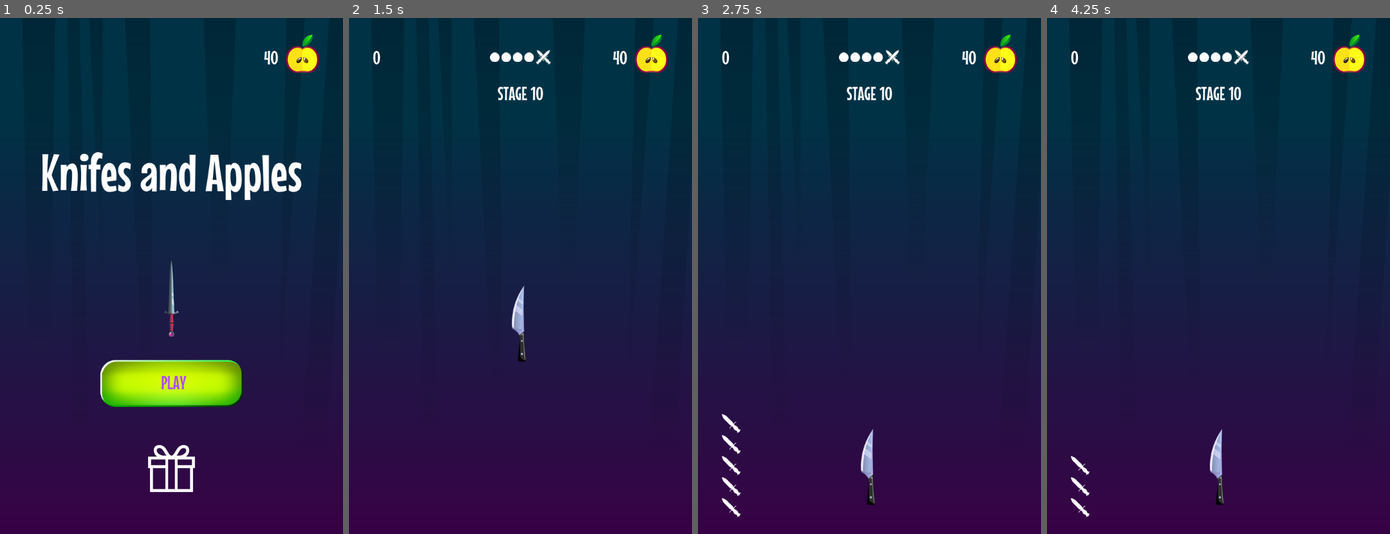
Above: before the commit, frames 1-4 (left to right).
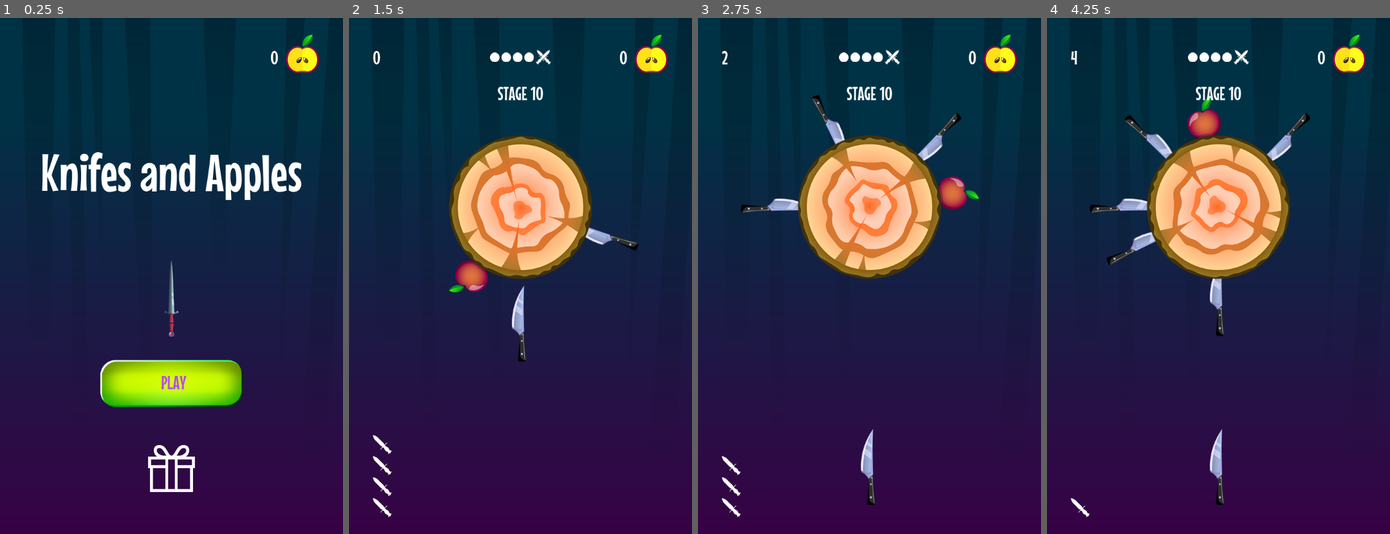
Above: after the commit, the same moments.

Repository: cqbMatroskin/Knives-Godot-Game
Game: Godot game, scene res://scenes/start_screen/start_screen.tscn
Same seed, same stepped clock (60 frames per second), same inputs: the game is played once before the commit and once after it.
Inputs (mouse positions are in pixels of both pictures, inside the frame that each line leads up to):
- Up to frame 1 (0.25 s): no input
- Up to frame 2 (1.5 s): click "PLAY" at 0.5 s; move the mouse to (595, 250) at 1.27 s; click (595, 250) at 1.42 s
- Up to frame 3 (2.75 s): move the mouse to (800, 301) at 2.02 s; click (800, 301) at 2.17 s
- Up to frame 4 (4.25 s): move the mouse to (1252, 162) at 2.77 s; click (1252, 162) at 2.92 s; move the mouse to (1201, 379) at 3.52 s; click (1201, 379) at 3.67 s

The runs differ from the first frame. In frame 1, less than 0.1% of the frame differs, in the area x 76-79%, y 6-9%; in frame 2, 10%; in frame 3, 11%; in frame 4, 11%, in the area x 6-79%, y 6-93%.

Commit message:
фикс анимации рестарта, добавлен счетчик яблок

Diff:
--- a/core/events.gd
+++ b/core/events.gd
@@ -7,3 +7,4 @@
 signal points_changed(points: int)
 signal knives_amount_changed(amount: int)
 signal stage_changed(stage: Stage)
+signal apples_amount_changed(amount: int)
--- a/core/globals.gd
+++ b/core/globals.gd
@@ -6,28 +6,37 @@
 	Events.LOCATIONS.SHOP: preload("res://scenes/knife_shop/knife_shop.tscn")
 }
 
+const SAVE_GAME_FILE: String = "user://savegame.save"
+const SAVE_VARIABLES: Array[String] = ["apples"]
+
 const MAX_STAGE_APPLES: int = 3
 const MAX_STAGE_KNIVES: int = 2
+const MIN_KNIVES: int = 5
+const MAX_KNIVES: int = 8
 
 var rng := RandomNumberGenerator.new()
 
 var current_stage: int = 1
 var points: int = 0
 var knives_amount: int = 7
+var apples_amount: int = 0
 
 func _ready() -> void:
 	rng.randomize()
 	Events.location_changed.connect(on_location_changed)
 
+# Изменение уровня
 func change_stage(stage_num: int) -> void:
 	current_stage = stage_num
 	var stage: Stage = get_common_stage()
+	knives_amount = rng.randi_range(MIN_KNIVES, MAX_KNIVES)
+	Events.knives_amount_changed.emit(knives_amount)
 	Events.stage_changed.emit(stage)
 
 func get_common_stage() -> Stage:
 	var stage: Stage = Stage.new()
-	stage.apples = round(rng.randf_range(0, MAX_STAGE_APPLES))
-	stage.knives = round(rng.randf_range(0, MAX_STAGE_KNIVES))
+	stage.apples = round(rng.randi_range(0, MAX_STAGE_APPLES))
+	stage.knives = round(rng.randi_range(0, MAX_STAGE_KNIVES))
 
 	return stage
 
@@ -46,6 +55,13 @@
 	knives_amount -= 1
 	Events.knives_amount_changed.emit(knives_amount)
 
+func add_apples(apples: int) -> void:
+	apples_amount += apples
+	Events.apples_amount_changed.emit(apples_amount)
+
 # Переход между сценами
 func on_location_changed(location: Events.LOCATIONS) -> void:
 	get_tree().change_scene_to_packed(location_to_scene.get(location))
+
+func save_game() -> void:
+	pass
--- a/elements/apple/apple.gd
+++ b/elements/apple/apple.gd
@@ -11,6 +11,7 @@
 func _on_area_2d_body_entered(body) -> void:
 	if !is_hited:
 		is_hited = true
+		Global.add_apples(1)
 		sprite.hide()
 		var tween: Tween = create_tween()
 		for part in particles:
--- a/elements/knife/knife.gd
+++ b/elements/knife/knife.gd
@@ -29,6 +29,7 @@
 	if collider is Target:
 		add_knife_to_target(collider)
 		change_state(State.IDLE)
+		collider.take_damage()
 		Global.add_point()
 	if collider is Knife:
 		throw_away(collision.get_normal())
--- a/elements/knife_spawner/knife_spawner.gd
+++ b/elements/knife_spawner/knife_spawner.gd
@@ -12,16 +12,14 @@
 	add_child(knife)
 
 func _input(event: InputEvent) -> void:
-	if is_enabled and \
+	if Global.knives_amount > 0 and \
+	is_enabled and \
 	event is InputEventScreenTouch and \
 	event.is_pressed() and \
-	timer.is_stopped():
+	timer.time_left <= 0:
 		knife.throw()
+		Global.knives_decrease()
 		timer.start()
 
 func _on_timer_timeout() -> void:
-	Global.knives_decrease()
-	if Global.knives_amount <= 0:
-		is_enabled = false
-	if is_enabled:
 		create_new_knife()
--- a/elements/targets/target/target.gd
+++ b/elements/targets/target/target.gd
@@ -17,6 +17,11 @@
 @onready var knife_particles: CPUParticles2D = $KnifeParticles2D
 @onready var targets_particles: Array[CPUParticles2D] = [$TargetParticles2D, $TargetParticles2D2, $TargetParticles2D3]
 
+func take_damage() -> void:
+	print(Global.knives_amount)
+	if Global.knives_amount == 0:
+		explode_target()
+
 func explode_target() -> void:
 	sprite.hide()
 	items_container.hide()
@@ -30,6 +35,8 @@
 	knife_particles.rotation = -rotation
 	knife_particles.emitting = true
 	tween.parallel().tween_property(knife_particles, "modulate", Color("ffffff00"),EXPLOSION_TIME)
+	await tween.finished
+	Global.change_stage(Global.current_stage + 1)
 
 ## Вращение мишени
 func _physics_process(delta: float) -> void:
--- a/elements/ui/hud/hud.gd
+++ b/elements/ui/hud/hud.gd
@@ -5,10 +5,12 @@
 @onready var score_label: Label = %ScoreLabel
 @onready var stage_label: Label = %StageLabel
 @onready var stage_counter: HBoxContainer = %StageCounter
+@onready var apples_label: Label = %ApplesLabel
 
 func _ready() -> void:
 	Events.location_changed.connect(update_hud_location)
 	Events.points_changed.connect(update_points)
+	Events.apples_amount_changed.connect(update_apples_count)
 	update_hud_location(Events.LOCATIONS.START)
 
 func _on_home_button_pressed() -> void:
@@ -46,3 +48,6 @@
 # Обновление счётчика очков
 func update_points(points: int) -> void:
 	score_label.text = str(points)
+
+func update_apples_count(amount: int) -> void:
+	apples_label.text = str(amount)
--- a/elements/ui/hud/hud.tscn
+++ b/elements/ui/hud/hud.tscn
@@ -93,10 +93,11 @@
 theme_override_constants/separation = 16
 alignment = 2
 
-[node name="Label" type="Label" parent="MarginContainer/VBoxContainer/HBoxContainer/ApplesCounter"]
+[node name="ApplesLabel" type="Label" parent="MarginContainer/VBoxContainer/HBoxContainer/ApplesCounter"]
+unique_name_in_owner = true
 layout_mode = 2
 theme_override_font_sizes/font_size = 40
-text = "40"
+text = "0"
 
 [node name="TextureRect" type="TextureRect" parent="MarginContainer/VBoxContainer/HBoxContainer/ApplesCounter"]
 custom_minimum_size = Vector2(0, 95)
--- a/elements/ui/restart_overlay.tscn
+++ b/elements/ui/restart_overlay.tscn
@@ -9,72 +9,61 @@
 texture = ExtResource("1_ibpl3")
 
 [sub_resource type="Animation" id="Animation_wcd5k"]
-length = 0.001
+length = 0.3
 tracks/0/type = "bezier"
 tracks/0/imported = false
 tracks/0/enabled = true
-tracks/0/path = NodePath("MarginContainer/Control/PanelContainer:position:x")
+tracks/0/path = NodePath("MarginContainer/Control/PanelContainer:position:y")
 tracks/0/interp = 1
 tracks/0/loop_wrap = true
 tracks/0/keys = {
-"handle_modes": PackedInt32Array(0),
-"points": PackedFloat32Array(50, -0.25, 0, 0.25, 0),
-"times": PackedFloat32Array(0)
+"handle_modes": PackedInt32Array(0, 0),
+"points": PackedFloat32Array(-550, -0.15, 0, 0.15, 0, 0, -0.050000004, -91.66667, 0, 0),
+"times": PackedFloat32Array(0, 0.3)
 }
 tracks/1/type = "bezier"
 tracks/1/imported = false
 tracks/1/enabled = true
-tracks/1/path = NodePath("MarginContainer/Control/PanelContainer:position:y")
+tracks/1/path = NodePath("TextureRect:modulate:r")
 tracks/1/interp = 1
 tracks/1/loop_wrap = true
 tracks/1/keys = {
-"handle_modes": PackedInt32Array(0),
-"points": PackedFloat32Array(-550, -0.25, 0, 0.25, 0),
-"times": PackedFloat32Array(0)
+"handle_modes": PackedInt32Array(0, 2),
+"points": PackedFloat32Array(1, -0.15, 0, 0.15, 0, 0.5568628, -0.050000004, 0.07385621, 0, 0),
+"times": PackedFloat32Array(0, 0.3)
 }
 tracks/2/type = "bezier"
 tracks/2/imported = false
 tracks/2/enabled = true
-tracks/2/path = NodePath("TextureRect:modulate:r")
+tracks/2/path = NodePath("TextureRect:modulate:g")
 tracks/2/interp = 1
 tracks/2/loop_wrap = true
 tracks/2/keys = {
-"handle_modes": PackedInt32Array(0),
-"points": PackedFloat32Array(1, -0.15, 0, 0.15, 0),
-"times": PackedFloat32Array(0)
+"handle_modes": PackedInt32Array(0, 2),
+"points": PackedFloat32Array(1, -0.15, 0, 0.15, 0, 0.5568628, -0.050000004, 0.07385621, 0, 0),
+"times": PackedFloat32Array(0, 0.3)
 }
 tracks/3/type = "bezier"
 tracks/3/imported = false
 tracks/3/enabled = true
-tracks/3/path = NodePath("TextureRect:modulate:g")
+tracks/3/path = NodePath("TextureRect:modulate:b")
 tracks/3/interp = 1
 tracks/3/loop_wrap = true
 tracks/3/keys = {
-"handle_modes": PackedInt32Array(0),
-"points": PackedFloat32Array(1, -0.15, 0, 0.15, 0),
-"times": PackedFloat32Array(0)
+"handle_modes": PackedInt32Array(0, 2),
+"points": PackedFloat32Array(1, -0.15, 0, 0.15, 0, 0.5568628, -0.050000004, 0.07385621, 0, 0),
+"times": PackedFloat32Array(0, 0.3)
 }
 tracks/4/type = "bezier"
 tracks/4/imported = false
 tracks/4/enabled = true
-tracks/4/path = NodePath("TextureRect:modulate:b")
+tracks/4/path = NodePath("TextureRect:modulate:a")
 tracks/4/interp = 1
 tracks/4/loop_wrap = true
 tracks/4/keys = {
-"handle_modes": PackedInt32Array(0),
-"points": PackedFloat32Array(1, -0.15, 0, 0.15, 0),
-"times": PackedFloat32Array(0)
-}
-tracks/5/type = "bezier"
-tracks/5/imported = false
-tracks/5/enabled = true
-tracks/5/path = NodePath("TextureRect:modulate:a")
-tracks/5/interp = 1
-tracks/5/loop_wrap = true
-tracks/5/keys = {
-"handle_modes": PackedInt32Array(0),
-"points": PackedFloat32Array(1, -0.15, 0, 0.15, 0),
-"times": PackedFloat32Array(0)
+"handle_modes": PackedInt32Array(0, 2),
+"points": PackedFloat32Array(1, -0.15, 0, 0.15, 0, 1, -0.050000004, 0, 0, 0),
+"times": PackedFloat32Array(0, 0.3)
 }
 
 [sub_resource type="Animation" id="Animation_ibpl3"]
@@ -227,6 +216,6 @@
 libraries = {
 &"": SubResource("AnimationLibrary_jhtsg")
 }
-autoplay = "show_overlay"
+autoplay = "RESET"
 
 [connection signal="pressed" from="MarginContainer/Control/RestartButton" to="." method="_on_restart_button_pressed"]
--- a/scenes/game/game.gd
+++ b/scenes/game/game.gd
@@ -3,9 +3,22 @@
 var restart_overlay_scene: PackedScene = preload("res://elements/ui/restart_overlay.tscn")
 
 @onready var knife_spawner: KnifeSpawner = $KnifeSpawner
+@onready var target_position: Marker2D = $TargetPosition
+
+var target: Target
 
 func _ready() -> void:
 	Events.game_over.connect(on_end_game)
+	Events.stage_changed.connect(place_target)
+	Global.change_stage(1)
+
+func place_target(stage: Stage) -> void:
+	if	target:
+		target.queue_free()
+	target = stage.target_scene_resources.instantiate()
+	add_child(target)
+	target.add_default_items(stage.knives, stage.apples)
+	target.global_position = target_position.global_position
 
 func on_end_game() -> void:
 	knife_spawner.is_enabled = false
--- a/scenes/game/game.tscn
+++ b/scenes/game/game.tscn
@@ -1,8 +1,7 @@
-[gd_scene load_steps=5 format=3 uid="uid://tu8yrkwtve8e"]
+[gd_scene load_steps=4 format=3 uid="uid://tu8yrkwtve8e"]
 
 [ext_resource type="Script" uid="uid://bjucoy4a2u3lb" path="res://scenes/game/game.gd" id="1_kelw5"]
 [ext_resource type="PackedScene" uid="uid://b7gmbde8gvm04" path="res://elements/knife_spawner/knife_spawner.tscn" id="1_s00pg"]
-[ext_resource type="PackedScene" uid="uid://tgjfcms1s8d7" path="res://elements/targets/target/target.tscn" id="2_xbfvm"]
 [ext_resource type="PackedScene" uid="uid://2lbxobflufgh" path="res://elements/ui/restart_overlay.tscn" id="4_kelw5"]
 
 [node name="Game" type="Node2D"]
@@ -11,11 +10,11 @@
 [node name="KnifeSpawner" parent="." instance=ExtResource("1_s00pg")]
 position = Vector2(360, 940)
 
-[node name="Target" parent="." instance=ExtResource("2_xbfvm")]
-position = Vector2(363, 396)
-
 [node name="Camera2D" type="Camera2D" parent="."]
 position = Vector2(363, 540)
 
 [node name="RestartOverlay" parent="." instance=ExtResource("4_kelw5")]
 visible = false
+
+[node name="TargetPosition" type="Marker2D" parent="."]
+position = Vector2(363, 396)
Not shown, changed: assets/apple1.png.import
Not shown, changed: assets/apple2.png.import
Not shown, changed: assets/apple3.png.import
Not shown, changed: assets/apple_ico.png.import
Not shown, changed: assets/background.png.import
Not shown, changed: assets/banner.png.import
Not shown, changed: assets/boss_ico.png.import
Not shown, changed: assets/button1.png.import
Not shown, changed: assets/button2.png.import
Not shown, changed: assets/circle_1.png.import
Not shown, changed: assets/font/MouseMemoirs-Regular.ttf.import
Not shown, changed: assets/gift-ico.png.import
(and 42 more such lines)
